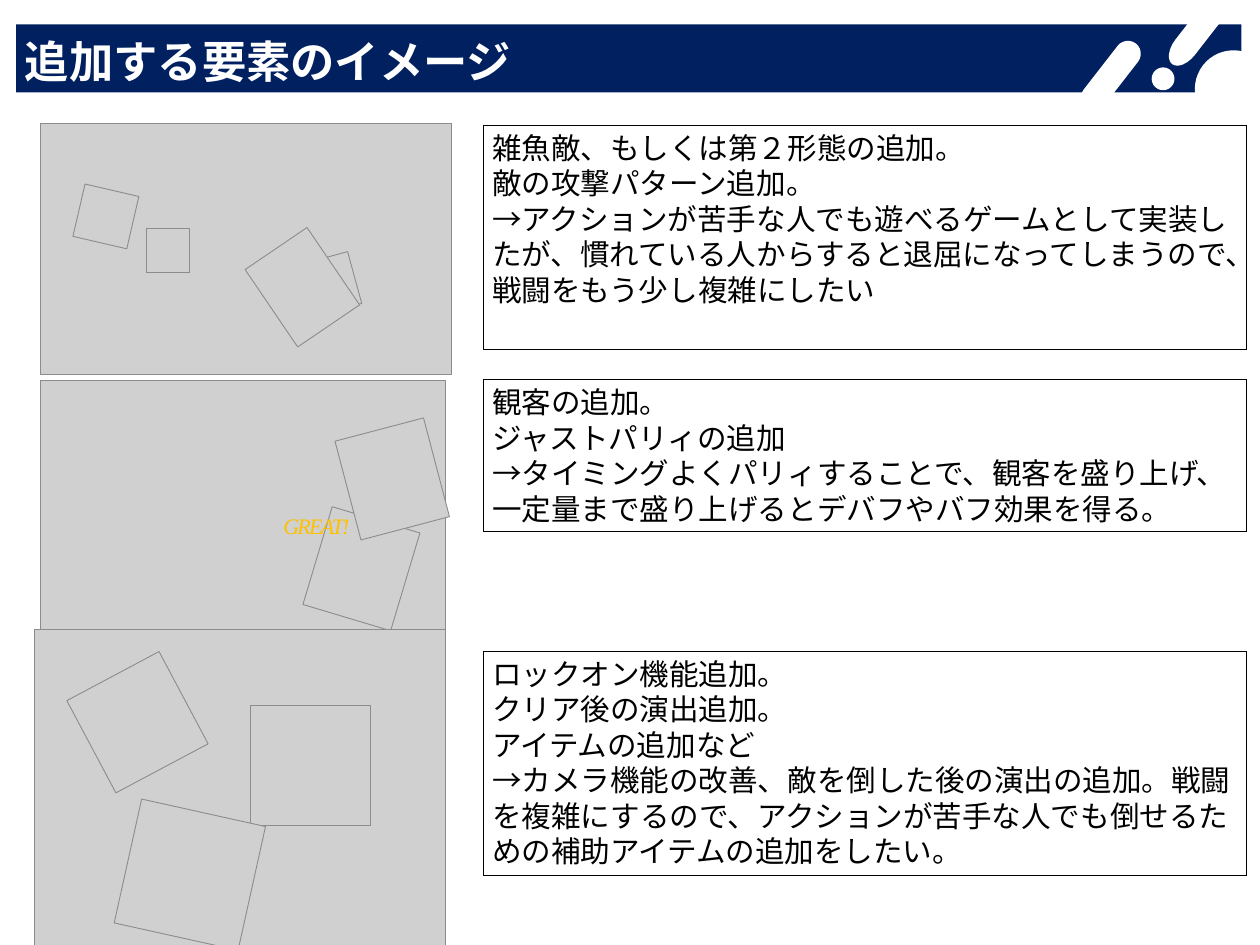
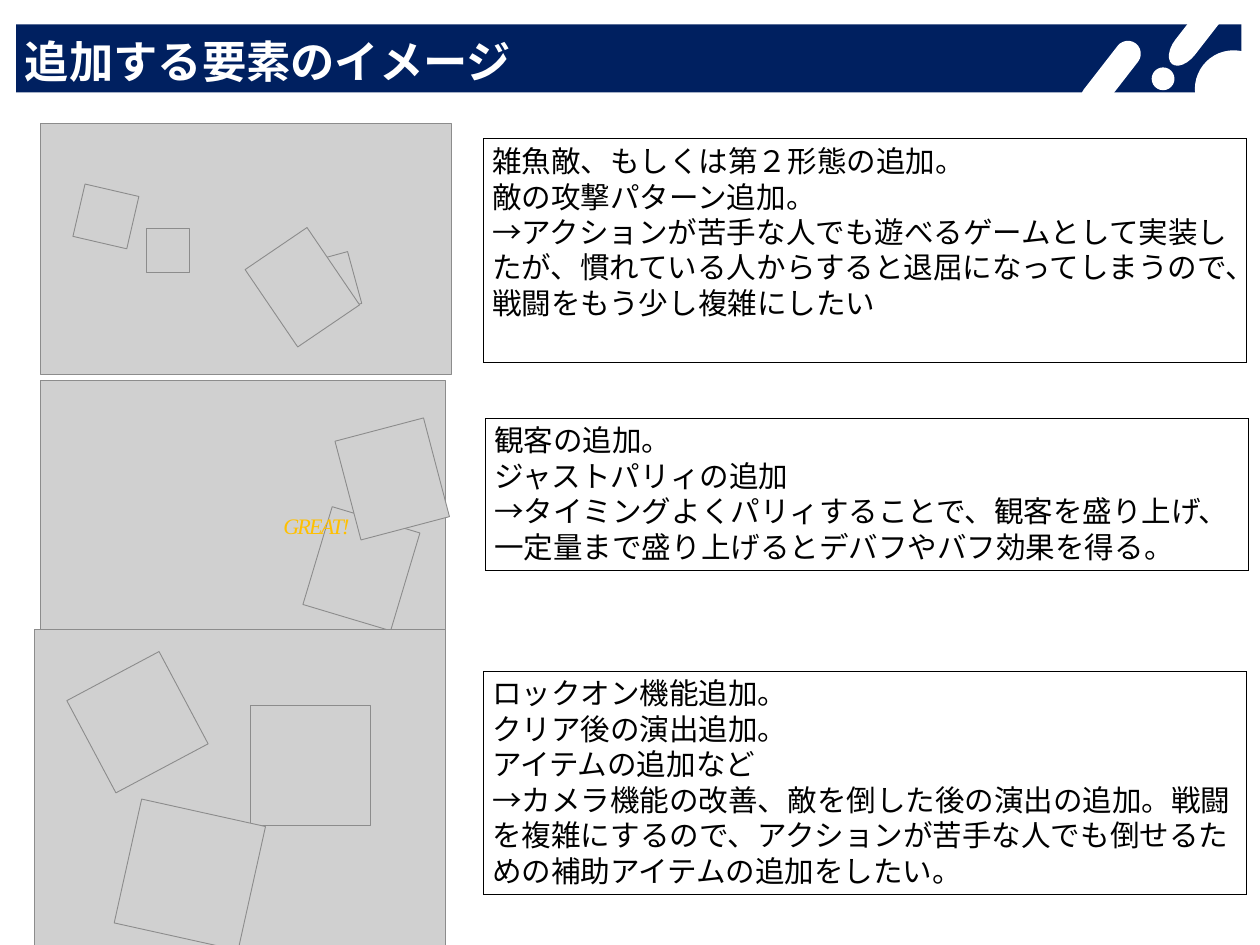
Before and after one commit to KY0614/ENDLESS_ENCORE, a slide deck: slide 4 of 概要/ゲーム概要書V2_4GA4_善原敬子.pptx (slide 3 before the commit). Drawn at 1260x945 pixels with LibreOffice and Linux fonts; fonts in the diff are those of the drawing; grey boxes stand for pictures; background and template pictures are left out. Boxes give left, top, right and bottom in pixels: in the first picture for what was removed or moved away, otherwise in the second. Text is boxed around its words. In the diff, an @@ line names an element or a change of style, - is before the commit and + after.

```diff
--- a/概要/ゲーム概要書V2_4GA4_善原敬子.pptx
+++ b/概要/ゲーム概要書V2_4GA4_善原敬子.pptx
@@ rectangle "雑魚敵、もしくは第２形態の追加。" moved from (x1=484, y1=126, x2=1247, y2=349) to (x1=484, y1=139, x2=1247, y2=362) @@
@@ rectangle "観客の追加。" moved from (x1=484, y1=380, x2=1247, y2=533) to (x1=486, y1=418, x2=1248, y2=571) @@
@@ rectangle "ロックオン機能追加。" moved from (x1=484, y1=651, x2=1247, y2=875) to (x1=484, y1=671, x2=1247, y2=894) @@
```
Also in this commit, not shown: 2 other slides changed, 1 slide added, 13 other files.
